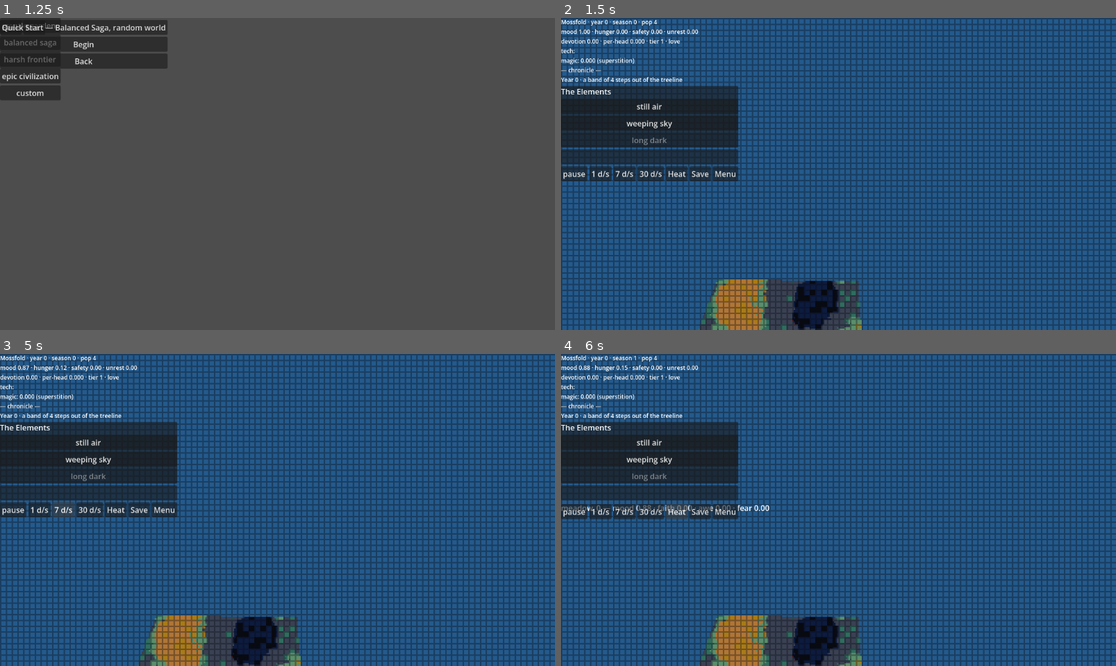
Above: before the commit, frames 1-4 (two rows, left to right).
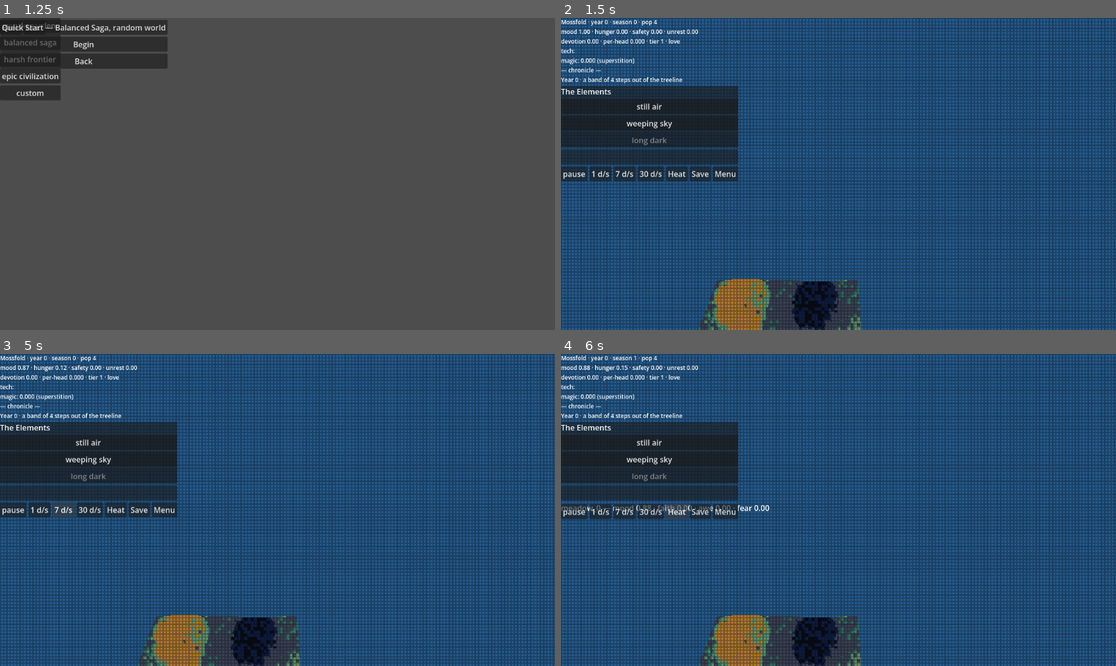
Above: after the commit, the same moments.

Repository: khuzul2/gnome-colony
Game: Godot game, scene res://presentation/main.tscn
Same seed, same stepped clock (60 frames per second), same inputs: the game is played once before the commit and once after it.
Inputs:
- Up to frame 1 (1.25 s): click "New Game" at 0.5 s
- Up to frame 2 (1.5 s): click "Quick Start — Balanced Saga, …" at 1.25 s
- Up to frame 3 (5 s): click "still air" at 2 s; click "weeping sky" at 2.75 s; click "1 d/s" at 3.5 s; click "7 d/s" at 4.25 s
- Up to frame 4 (6 s): click "30 d/s" at 5 s; click "Heat" at 5.75 s

Frame 1 is identical in both runs. In frame 2, 41% of the frame differs, in the area x 0-100%, y 0-100%; in frame 3, 41%; in frame 4, 41%.

Commit message:
R5.3: finer tesserae + slope-shade — relief reads as laid stone
Raise the internal render resolution 384×216→512×288 and tighten grout 4→3 so the
tesserae read as laid stone over the 3-D relief instead of chunky flat tiles
(Gate-A "tesserae too large"). Add WorldView.slope_shade: darken each tessera by
up to SLOPE_SHADE (0.28)·face-slope, applied per-triangle in the bake, so
hillsides read dimensional; vertex positions are unchanged so nav/picking/height_at
are intact, and the shader still quantizes the darkened color toward a darker
palette entry [leg §L-relief]. Hard palette-band terraces preserved.

Tests updated off the constants (test_pixel_stage/test_mosaic_shader/
test_render_pipeline) + new finer-res/slope-shade coverage in
test_dimensional_terrain. Phase-Exit R5 full suite 760/761 (only the environment-
bound test_scale perf tripwire; sim/ untouched), lint clean, reviewer approved.

Co-Authored-By: Claude Opus 4.8 <noreply@anthropic.com>

Diff:
--- a/presentation/render/mosaic.gd
+++ b/presentation/render/mosaic.gd
@@ -9,7 +9,9 @@
 
 const SHADER_PATH := "res://presentation/render/mosaic.gdshader"
 
-const GROUT_PX := 4.0
+# R5.3 [leg §L-relief]: grout pitch 3 (was §R-art's 4) — finer tesserae over the
+# higher internal resolution. Tuned at Gate A2.
+const GROUT_PX := 3.0
 const GROUT_ALPHA := 0.35
 const JITTER := 0.06
 const DITHER_STRENGTH := 0.5
--- a/presentation/render/mosaic.gdshader
+++ b/presentation/render/mosaic.gdshader
@@ -8,8 +8,10 @@
 //       ground (gold-leaf shine). Presentation-only.
 
 uniform sampler2D palette_lut : filter_nearest;
-uniform vec2 internal_size = vec2(384.0, 216.0);
-uniform float grout_px = 4.0;
+// Defaults are always overridden by Mosaic.make_material(); kept in sync with
+// [leg §L-relief] R5.3 values for standalone-shader sanity.
+uniform vec2 internal_size = vec2(512.0, 288.0);
+uniform float grout_px = 3.0;
 uniform vec4 grout_color : source_color = vec4(0.031, 0.039, 0.071, 1.0);
 uniform float grout_alpha = 0.35;
 uniform float jitter = 0.06;
--- a/presentation/render/pixel_stage.gd
+++ b/presentation/render/pixel_stage.gd
@@ -8,15 +8,19 @@
 ## `_screen` via set_screen_material(). Presentation-only; the sim never sees
 ## any of this.
 ##
-## Coordinate note: because the camera renders INTO `world` (384×216), a
+## Coordinate note: because the camera renders INTO `world` (INTERNAL_WIDTH×
+## INTERNAL_HEIGHT), a
 ## window-space mouse point must be scaled to viewport space before it meets
 ## the camera's project_ray — RunView does that via to_viewport(), using this
 ## stage's displayed size. Headless (no display) leaves the size at 0, and
 ## to_viewport is the identity, so the analytic picking tests round-trip
 ## unchanged.
 
-const INTERNAL_WIDTH := 384
-const INTERNAL_HEIGHT := 216
+# R5.3 [leg §L-relief]: finer internal resolution than §R-art's 384×216 so the
+# tesserae read as laid stone over the 3-D relief, not chunky flat tiles (Gate-A
+# "tesserae too large"). Still 16:9, nearest upscale. Tuned at Gate A2.
+const INTERNAL_WIDTH := 512
+const INTERNAL_HEIGHT := 288
 
 var world: SubViewport
 var _screen: TextureRect
--- a/presentation/world_view.gd
+++ b/presentation/world_view.gd
@@ -15,6 +15,11 @@
 ## ground reads as literal 3-D in the mosaic style. Both tuned at Gate A2.
 const RELIEF_KM := 2.6  ## peak-to-trough vertical span (≈9% of the 28 km plane)
 const SEA_LEVEL_T := 0.15  ## normalized heights below this clamp up to the sea plane
+## R5.3 [leg §L-relief]: darken a tessera by up to this fraction of its face slope
+## (0 flat → 1 vertical) — the tesserae equivalent of an ambient-occlusion crease,
+## so hillsides read dimensional. The shader then quantizes toward a darker palette
+## entry. Tuned at Gate A2.
+const SLOPE_SHADE := 0.28
 
 var mesh_instance := MeshInstance3D.new()
 var baked_version := -1
@@ -52,6 +57,13 @@
 	if t < 0.88:
 		return Palette.COLORS[9]  # ochre
 	return Palette.COLORS[8]  # gold-lit peaks
+
+
+## R5.3 [leg §L-relief] — darken a tessera color by its face slope (0 flat, 1
+## vertical) up to SLOPE_SHADE, so relief reads as laid, lit stone. Pure; tested.
+static func slope_shade(color: Color, slope: float) -> Color:
+	var f := 1.0 - SLOPE_SHADE * clampf(slope, 0.0, 1.0)
+	return Color(color.r * f, color.g * f, color.b * f, color.a)
 
 
 ## Lazy re-bake: only when the graph's version moved since the last bake.
@@ -125,10 +137,17 @@
 				var t := _relief_t(c)
 				bands.append(t)
 				verts.append(Vector3(c.x, _relief_y(t), c.y))
-			for index in [0, 1, 2, 0, 2, 3]:
-				var v: Vector3 = verts[index]
-				st.set_color(terrain_color(bands[index]))
-				st.add_vertex(v)
-				walkable_faces.append(v)
+			# Two triangles per quad; each is slope-shaded by its own face normal so
+			# relief reads dimensional in the tesserae [R5.3, leg §L-relief].
+			for tri in [[0, 1, 2], [0, 2, 3]]:
+				var a: Vector3 = verts[tri[0]]
+				var b: Vector3 = verts[tri[1]]
+				var c2: Vector3 = verts[tri[2]]
+				var face_normal := (b - a).cross(c2 - a).normalized()
+				var slope := 1.0 - absf(face_normal.y)
+				for index in tri:
+					st.set_color(slope_shade(terrain_color(bands[index]), slope))
+					st.add_vertex(verts[index])
+					walkable_faces.append(verts[index])
 	st.generate_normals()
 	mesh_instance.mesh = st.commit()
--- a/test/integration/test_render_pipeline.gd
+++ b/test/integration/test_render_pipeline.gd
@@ -1,7 +1,7 @@
 extends GutTest
 
 ## Phase-Exit R1 — the Ravenna mosaic render pipeline, end to end on a live
-## RunView: the 3D world renders into a 384×216 stage, the mosaic material maps
+## RunView: the 3D world renders into the low-res stage, the mosaic material maps
 ## to the 16 tesserae, the lighting is gold-on-lapis, motifs mark belief, and
 ## picking still round-trips through the reparented viewport. GPU-exact
 ## quantization/grout is the human's call at Playtest Gate A (headless uses a
@@ -34,7 +34,11 @@
 
 func test_the_world_renders_into_a_low_res_stage():
 	var view := _view()
-	assert_eq(view.stage_world.size, Vector2i(384, 216), "internal resolution 384×216")
+	assert_eq(
+		view.stage_world.size,
+		Vector2i(PixelStage.INTERNAL_WIDTH, PixelStage.INTERNAL_HEIGHT),
+		"internal resolution = the pixel stage's [R5.3: 512×288]"
+	)
 	assert_true(view.stage_world.own_world_3d, "the stage owns its World3D")
 	assert_eq(view.camera.camera.get_viewport(), view.stage_world, "the camera renders into it")
 
--- a/test/test_dimensional_terrain.gd
+++ b/test/test_dimensional_terrain.gd
@@ -144,3 +144,27 @@
 	rig.focus(Vector3(5.123, 0.0, -2.777))
 	assert_almost_eq(rig.camera.global_position.x, 5.123, 1e-5, "no snap when disabled")
 	assert_almost_eq(rig.camera.global_position.z, -2.777, 1e-5, "no snap when disabled")
+
+
+# --- R5.3: finer tesserae + slope-shade -------------------------------------
+
+
+func test_finer_internal_resolution_and_grout():
+	# Gate-A "tesserae too large": raise the internal res and tighten the grout so
+	# cells read as laid stone over the relief [leg §L-relief].
+	assert_eq(PixelStage.INTERNAL_WIDTH, 512, "finer internal width")
+	assert_eq(PixelStage.INTERNAL_HEIGHT, 288, "finer internal height")
+	assert_eq(Mosaic.GROUT_PX, 3.0, "tighter grout pitch")
+
+
+func test_slope_shade_darkens_steep_faces():
+	# A flat tessera keeps its palette color; a steep one is darkened up to
+	# SLOPE_SHADE so relief reads dimensional [leg §L-relief].
+	var c: Color = Palette.COLORS[5]  # pale-green mid-slope
+	assert_eq(WorldView.slope_shade(c, 0.0), c, "flat ground keeps its tessera color")
+	var steep: Color = WorldView.slope_shade(c, 1.0)
+	assert_lt(steep.v, c.v, "a steep face is darker (mosaic relief)")
+	assert_almost_eq(
+		steep.r, c.r * (1.0 - WorldView.SLOPE_SHADE), 1e-5, "darkened by up to SLOPE_SHADE"
+	)
+	assert_eq(steep.a, c.a, "alpha is preserved")
--- a/test/test_mosaic_shader.gd
+++ b/test/test_mosaic_shader.gd
@@ -29,7 +29,9 @@
 	assert_not_null(lut, "the palette LUT is bound")
 	assert_eq(lut.get_width(), 16, "…a 16-entry LUT")
 	assert_eq(
-		material.get_shader_parameter("grout_px"), Mosaic.GROUT_PX, "grout pitch = 4 [§R-art]"
+		material.get_shader_parameter("grout_px"),
+		Mosaic.GROUT_PX,
+		"grout pitch = 3 [R5.3, leg §L-relief]"
 	)
 	assert_eq(
 		material.get_shader_parameter("grout_color"),
--- a/test/test_pixel_stage.gd
+++ b/test/test_pixel_stage.gd
@@ -31,8 +31,8 @@
 func test_stage_is_a_low_res_subviewport():
 	var view := _view()
 	assert_not_null(view.stage, "the pixel stage exists")
-	assert_eq(view.stage_world.size.x, PixelStage.INTERNAL_WIDTH, "internal width 384")
-	assert_eq(view.stage_world.size.y, PixelStage.INTERNAL_HEIGHT, "internal height 216")
+	assert_eq(view.stage_world.size.x, PixelStage.INTERNAL_WIDTH, "internal width 512 [R5.3]")
+	assert_eq(view.stage_world.size.y, PixelStage.INTERNAL_HEIGHT, "internal height 288 [R5.3]")
 	assert_true(view.stage_world.own_world_3d, "the stage owns its World3D")
 	assert_eq(
 		view.stage.get_node("screen").texture_filter,
@@ -62,13 +62,12 @@
 
 
 func test_to_viewport_scales_a_displayed_window():
-	# When shown at a real window size, a window point maps into the 384×216
-	# viewport by the display ratio.
+	# When shown at a real window size, a window point maps into the internal
+	# viewport by the display ratio (robust to the R5.3 resolution change).
 	var view := _view()
-	view.stage.fit_to(Vector2(768, 432))  # exactly 2× the internal size
-	assert_almost_eq(
-		view.stage.to_viewport(Vector2(384.0, 216.0)), Vector2(192.0, 108.0), Vector2(0.5, 0.5)
-	)
+	var internal := Vector2(PixelStage.INTERNAL_WIDTH, PixelStage.INTERNAL_HEIGHT)
+	view.stage.fit_to(internal * 2.0)  # exactly 2× the internal size
+	assert_almost_eq(view.stage.to_viewport(internal), internal * 0.5, Vector2(0.5, 0.5))
 
 
 func test_picking_survives_the_reparent():
Not shown, changed: PROGRESS.md
